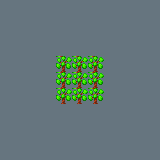
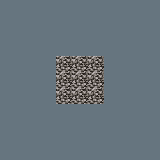
Layered file, before and after one edit (160px x 160px). Changes by layer:
painted on "Layer 1 copy" over (72, 56, 88, 72)
painted on "Layer 1 copy 2" over (88, 56, 104, 72)
painted on "Layer 1 copy 3" over (88, 72, 104, 88)
painted on "Layer 1 copy 4" over (88, 88, 104, 104)
painted on "Layer 1 copy 5" over (72, 88, 88, 104)
painted on "Layer 1 copy 6" over (56, 88, 72, 104)
painted on "Layer 1 copy 7" over (56, 72, 72, 88)
painted on "Layer 1 copy 8" over (56, 56, 72, 72)
painted on "Layer 1" over (72, 72, 88, 88)
